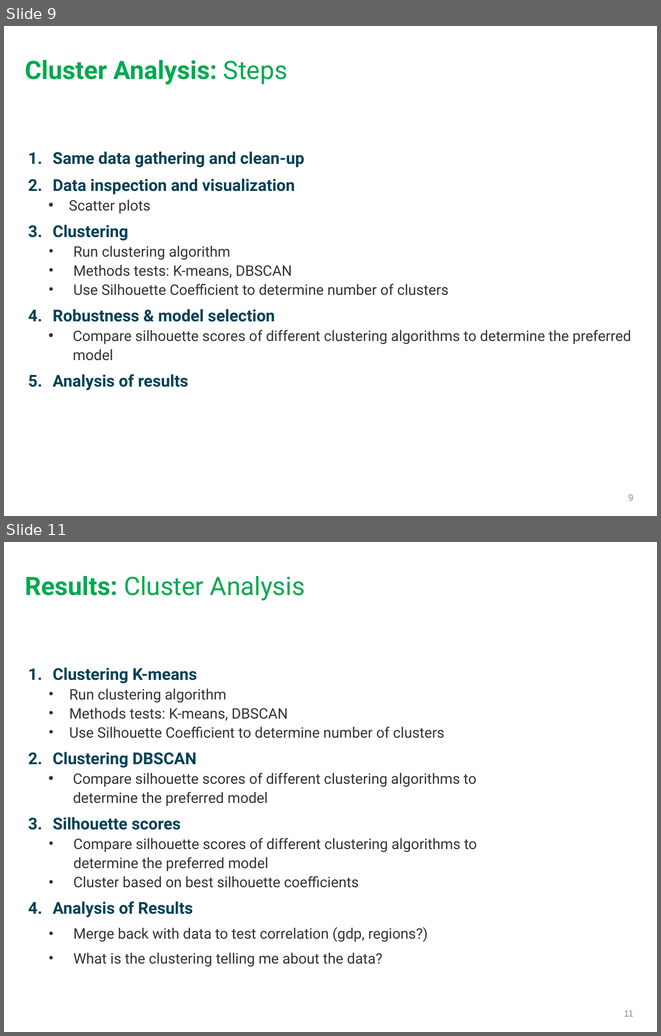
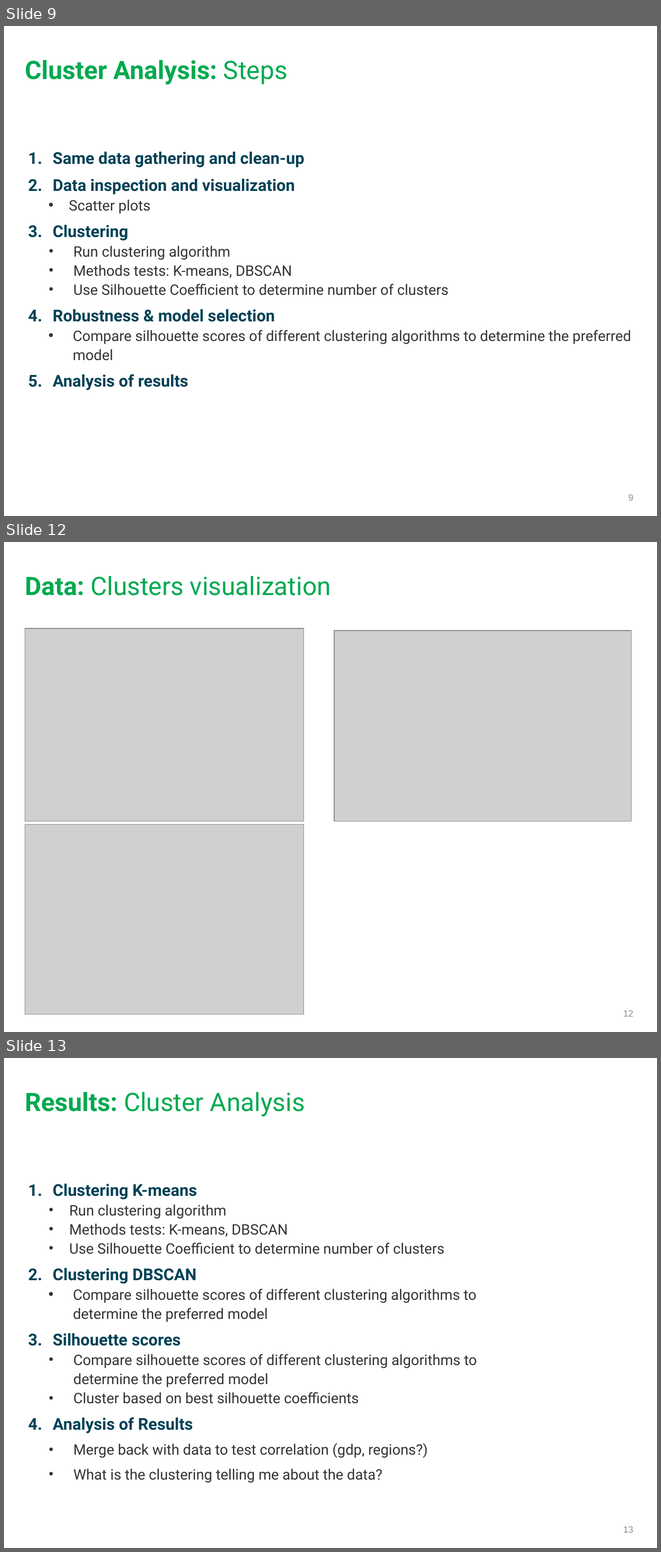
Before and after one commit to rochelle-march/project-2, a slide deck: Final-Project-Presentation.pptx. Shown one above the other, each under a label of ours: slides 9 and 11 before the commit, slides 9, 12 and 13 after it; the slides between them are not shown. The pictures are 661x1036 and 661x1552 pixels, drawn with LibreOffice and Linux fonts; fonts in the diff are those of the drawing; grey boxes stand for pictures. Boxes give left, top, right and bottom in pixels: in the first picture for what was removed or moved away, otherwise in the second. Text is boxed around its words. In the diff, an @@ line names an element or a change of style, - is before the commit and + after.

```diff
--- a/Final-Project-Presentation.pptx
+++ b/Final-Project-Presentation.pptx
@@ slide 12 added at (4,542,657,1032), background #FFFFFF @@
@@ title added at (25,576,331,596), 28 pt, text #00A94F @@
+Data: Clusters visualization
@@ picture added at (25,628,303,821) @@
@@ picture added at (334,631,632,821) @@
@@ picture added at (25,824,303,1014) @@
@@ page number added at (623,1010,633,1016), 10 pt, text #8F8B87 @@
+12
@@ what was slide 11 is now slide 13 @@
@@ page number at (623,1526,633,1532): text changed @@
-11
+13
```
Also in this commit, not shown: 1 slide changed, 1 other slide added.
